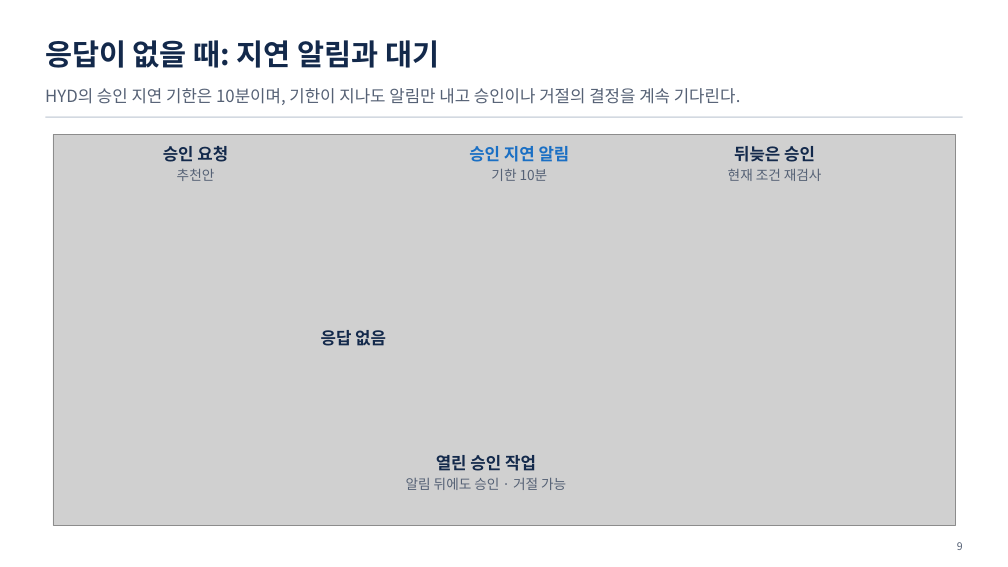
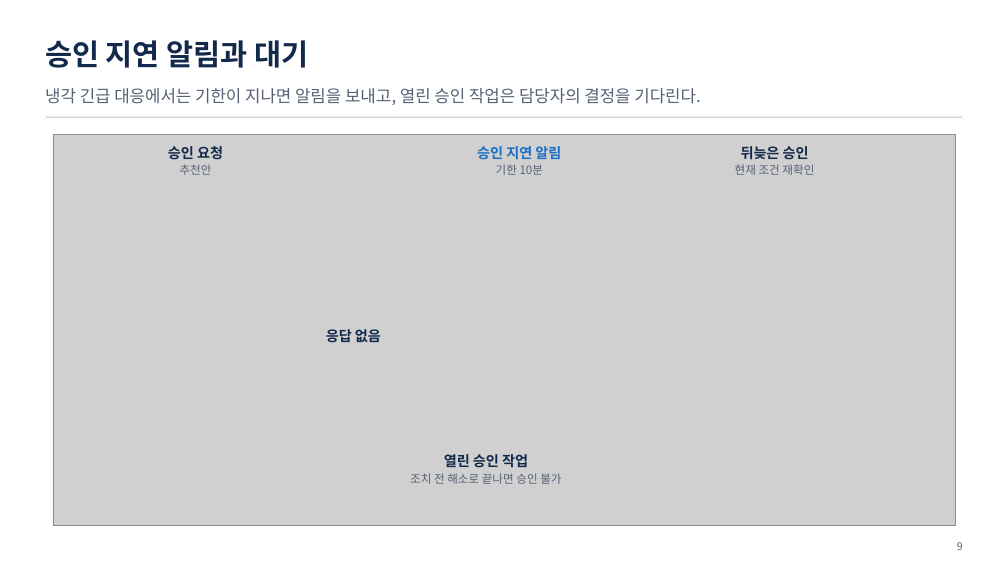
Before and after one commit to uengine-oss/hyd-iot-edu, a slide deck: slide 9 of workspace/강의제작/산출물/통합반/이론/07회차/통합반_07일차.pptx. Drawn at 1008x567 pixels with LibreOffice and Linux fonts; fonts in the diff are those of the drawing; grey boxes stand for pictures. Boxes give left, top, right and bottom in pixels: in the first picture for what was removed or moved away, otherwise in the second. Text is boxed around its words. In the diff, an @@ line names an element or a change of style, - is before the commit and + after.

Commit message:
통합반 7회차 1~13장의 승인·질문·종료 분기를 개편하고 시험 낭독과 공식 렌더 대기를 기록

```diff
--- a/workspace/강의제작/산출물/통합반/이론/07회차/통합반_07일차.pptx
+++ b/workspace/강의제작/산출물/통합반/이론/07회차/통합반_07일차.pptx
@@ text at [45, 40, 308, 68]: text changed @@
-응답이 없을 때: 지연 알림과 대기
+승인 지연 알림과 대기
@@ text at [45, 88, 700, 105]: text changed @@
-HYD의 승인 지연 기한은 10분이며, 기한이 지나도 알림만 내고 승인이나 거절의 결정을 계속 기다린다.
+냉각 긴급 대응에서는 기한이 지나면 알림을 보내고, 열린 승인 작업은 담당자의 결정을 기다린다.
@@ text "승인 요청" at [168, 146, 223, 175]: size 16 to 13.5 pt in "승인 요청"; size 13 to 11 pt in "추천안" @@
@@ text "승인 지연 알림" at [477, 146, 561, 175]: size 16 to 13.5 pt in "승인 지연 알림"; size 13 to 11 pt in "기한 10분" @@
@@ text at [741, 146, 809, 160]: size 16 to 13.5 pt in "뒤늦은 승인" @@
@@ text at [735, 164, 814, 175]: text changed; size 13 to 11 pt @@
-현재 조건 재검사
+현재 조건 재확인
@@ text "응답 없음" at [326, 329, 381, 343]: size 16 to 13.5 pt @@
@@ text at [410, 473, 561, 484]: text changed; size 13 to 11 pt @@
-알림 뒤에도 승인 · 거절 가능
+조치 전 해소로 끝나면 승인 불가
@@ text at [444, 454, 528, 468]: size 16 to 13.5 pt in "열린 승인 작업" @@
```
Also in this commit, not shown: 12 other slides changed, 29 other files.
